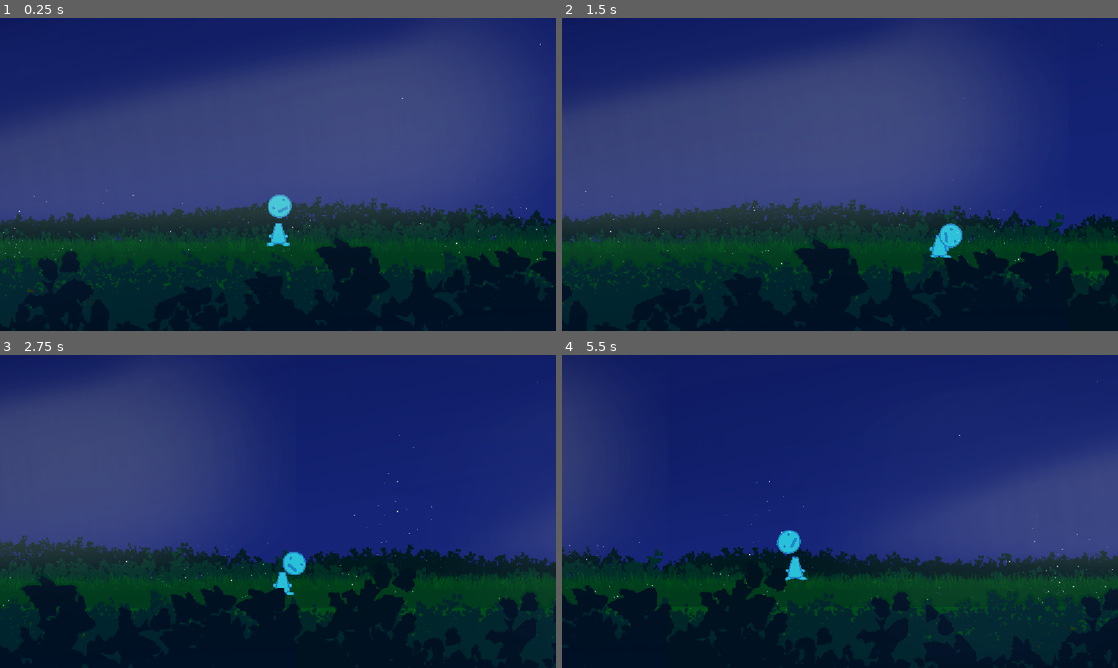
Above: before the commit, frames 1-4 (two rows, left to right).
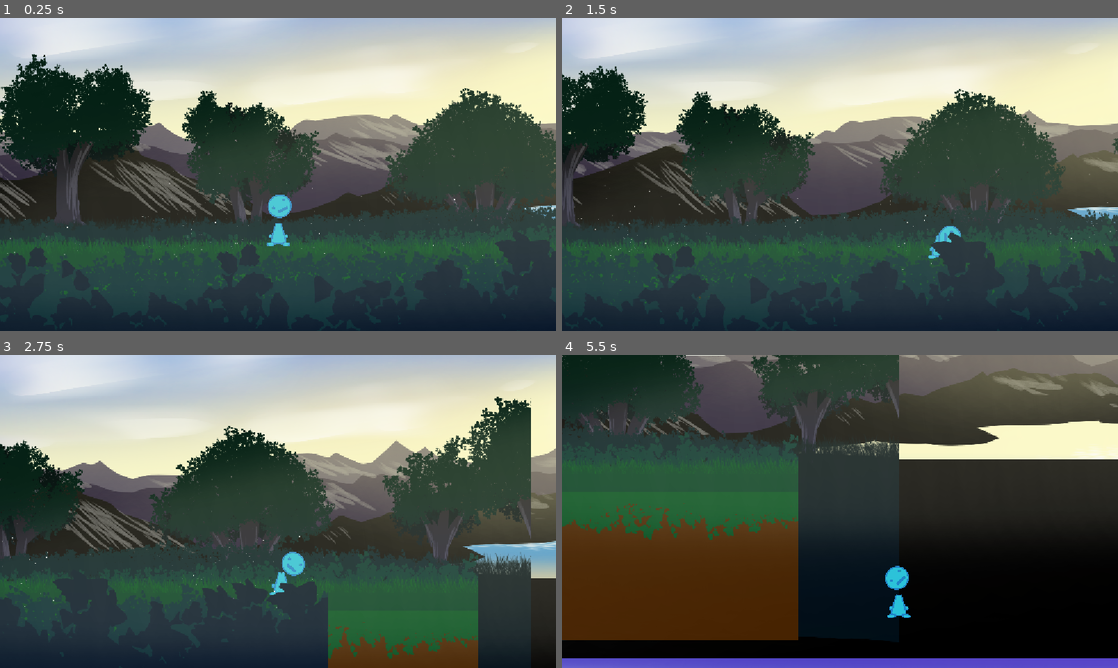
Above: after the commit, the same moments.

Repository: average4136/head-over-heels-game
Game: Godot game, scene res://Scenes/level-main.tscn
The game is run twice, just before and just after one commit, with the same random seed, the same clock (stepped at 60 frames per second) and the same inputs. This scene is started directly instead of the project's main scene.
Inputs:
- Up to frame 1 (0.25 s): no input
- Up to frame 2 (1.5 s): tap Enter (ui_accept) at 0.5 s; hold D (move_right) from 0.53 s (still down); tap Space (jump) at 0.77 s
- Up to frame 3 (2.75 s): tap Space (jump) at 1.52 s; release D (move_right) at 2.03 s; hold A (move_left) from 2.03 s (still down)
- Up to frame 4 (5.5 s): release A (move_left) at 2.78 s; hold D (move_right) 2.78-4.28 s; tap Space (jump) at 3.02, 3.77, 4.52 s; hold A (move_left) 4.28-5.03 s; hold D (move_right) from 5.03 s (still down)

The runs differ from the first frame. In frame 1, 89% of the frame differs, in the area x 0-100%, y 0-100%; in frame 2, 91%; in frame 3, 94%; in frame 4, 97%.

Commit message:
level changes

Diff:
--- a/Scenes/level-main.tscn
+++ b/Scenes/level-main.tscn
@@ -3,51 +3,64 @@
 [ext_resource type="Texture2D" uid="uid://dt0uoxps4dlv0" path="res://Assets/Stages/fields/skybox.png" id="1_gy23m"]
 [ext_resource type="Texture2D" uid="uid://tjt0sjw4u7au" path="res://Assets/Stages/fields/mountains.png" id="2_8bkry"]
 [ext_resource type="Texture2D" uid="uid://bpsvs1cw38n0d" path="res://Assets/Stages/fields/base.png" id="2_vu001"]
-[ext_resource type="Texture2D" uid="uid://528gwsgvogbw" path="res://Assets/Stages/fields/bushesFront.png" id="3_8bkry"]
+[ext_resource type="Texture2D" uid="uid://s7duadkei2bb" path="res://Assets/Stages/fields/baseBG.png" id="3_5fboe"]
 [ext_resource type="Script" uid="uid://pugukmrvm58r" path="res://Scenes/bounds.gd" id="5_mumxs"]
 [ext_resource type="PackedScene" uid="uid://bjr2pk7rk0ktn" path="res://Scenes/Entities/Guy-Custom.tscn" id="5_vu001"]
 [ext_resource type="AudioStream" uid="uid://bfbpttxfsdih0" path="res://Assets/Music/HeelOver.mp3" id="6_8bkry"]
+[ext_resource type="Texture2D" uid="uid://c7td0slghhm2a" path="res://Assets/Stages/fields/front.png" id="6_g2o16"]
+[ext_resource type="Texture2D" uid="uid://dtbf2fua3gog" path="res://Assets/Stages/fields/sun glow.png" id="8_y40x4"]
 
 [sub_resource type="RectangleShape2D" id="RectangleShape2D_m74fc"]
-size = Vector2(43583, 546)
+size = Vector2(4004, 777)
 
 [node name="Node2D" type="Node2D" unique_id=334051840]
 
 [node name="BACKGROUND" type="Parallax2D" parent="." unique_id=1725807803]
 scroll_scale = Vector2(0.01, 0.5)
-scroll_offset = Vector2(0, 700)
+scroll_offset = Vector2(38, -3216)
 
 [node name="Sprite2D2" type="Sprite2D" parent="BACKGROUND" unique_id=799623932]
-position = Vector2(751.1739, -444.601)
+position = Vector2(751.174, -1750)
 scale = Vector2(1.548057, 1.5480568)
 texture = ExtResource("1_gy23m")
 
-[node name="Sprite2D2" type="Sprite2D" parent="BACKGROUND/Sprite2D2" unique_id=2093714270]
-position = Vector2(0.5336647, 13.953636)
-scale = Vector2(1.0113921, 1.011392)
+[node name="MOUNTAINS" type="Parallax2D" parent="." unique_id=1191318501]
+scroll_scale = Vector2(0.2, 1)
+scroll_offset = Vector2(38, -3916)
+
+[node name="Sprite2D2" type="Sprite2D" parent="MOUNTAINS" unique_id=2093714270]
+position = Vector2(752, -1150)
+scale = Vector2(1.5656927, 1.5656923)
 texture = ExtResource("2_8bkry")
+
+[node name="Parallax2D" type="Parallax2D" parent="." unique_id=1595760320]
+scroll_scale = Vector2(0.8, 1)
+
+[node name="Sprite2D" type="Sprite2D" parent="Parallax2D" unique_id=583810624]
+position = Vector2(784, -4841)
+scale = Vector2(1.5, 1.5)
+texture = ExtResource("3_5fboe")
 
 [node name="BASE" type="Parallax2D" parent="." unique_id=1194922355]
 scale = Vector2(1.5472223, 1.5472223)
-repeat_size = Vector2(2560, 0)
-repeat_times = 10
 
 [node name="Sprite2D" type="Sprite2D" parent="BASE" unique_id=1444445960]
+position = Vector2(501.54398, 7.109515)
 texture = ExtResource("2_vu001")
 
-[node name="StaticBody2D" type="StaticBody2D" parent="." unique_id=1612453333]
+[node name="PLAYER" type="StaticBody2D" parent="." unique_id=1612453333]
 position = Vector2(-85, 354)
 
-[node name="PlayerMovebox" type="CollisionShape2D" parent="StaticBody2D" unique_id=1991705216]
+[node name="PlayerMovebox" type="CollisionShape2D" parent="PLAYER" unique_id=1991705216]
 unique_name_in_owner = true
-position = Vector2(60, 356)
+position = Vector2(885, 471.5)
 shape = SubResource("RectangleShape2D_m74fc")
 
-[node name="Guy" parent="StaticBody2D" unique_id=1796156875 instance=ExtResource("5_vu001")]
+[node name="Guy" parent="PLAYER" unique_id=1796156875 instance=ExtResource("5_vu001")]
 unique_name_in_owner = true
 position = Vector2(792, 17)
 
-[node name="TheCam" type="Camera2D" parent="StaticBody2D" unique_id=940705612]
+[node name="TheCam" type="Camera2D" parent="PLAYER" unique_id=940705612]
 unique_name_in_owner = true
 position = Vector2(754, -435)
 zoom = Vector2(0.3, 0.3)
@@ -60,14 +73,23 @@
 position = Vector2(786, 51.000004)
 scale = Vector2(4.150244, 0.30522564)
 
-[node name="Parallax2D" type="Parallax2D" parent="." unique_id=1442591032]
+[node name="FRONT" type="Parallax2D" parent="." unique_id=1442591032]
 scale = Vector2(1.5628406, 1.5628407)
-repeat_size = Vector2(2560, 0)
-repeat_times = 10
+scroll_scale = Vector2(1.5, 1)
 
-[node name="Sprite2D2" type="Sprite2D" parent="Parallax2D" unique_id=1624569120]
+[node name="Sprite2D2" type="Sprite2D" parent="FRONT" unique_id=1624569120]
+position = Vector2(517.0074, -3289.523)
 scale = Vector2(1.0000001, 1)
-texture = ExtResource("3_8bkry")
+texture = ExtResource("6_g2o16")
+
+[node name="Parallax2D2" type="Parallax2D" parent="." unique_id=352080832]
+scale = Vector2(1.0000001, 1)
+scroll_scale = Vector2(0.01, 1)
+
+[node name="Sprite2D" type="Sprite2D" parent="Parallax2D2" unique_id=476689418]
+position = Vector2(317.99994, -6968)
+scale = Vector2(2.1984372, 2.198437)
+texture = ExtResource("8_y40x4")
 
 [node name="AudioStreamPlayer" type="AudioStreamPlayer" parent="." unique_id=1355507055]
 stream = ExtResource("6_8bkry")
--- /dev/null
+++ b/Scenes/prelude2.tscn
@@ -0,0 +1,132 @@
+[gd_scene format=3 uid="uid://dwk25jbywu733"]
+
+[ext_resource type="PackedScene" uid="uid://bxxdsh4xifwoa" path="res://Scenes/Entities/Guy.tscn" id="1_gdbv5"]
+[ext_resource type="Texture2D" uid="uid://dt0uoxps4dlv0" path="res://Assets/Stages/fields/skybox.png" id="1_yd8bp"]
+[ext_resource type="Texture2D" uid="uid://tjt0sjw4u7au" path="res://Assets/Stages/fields/mountains.png" id="2_cq4f1"]
+[ext_resource type="Script" uid="uid://c3ts47ctfbeet" path="res://Scripts/prelude_controller.gd" id="2_kscrl"]
+[ext_resource type="Texture2D" uid="uid://s7duadkei2bb" path="res://Assets/Stages/fields/baseBG.png" id="3_c34oq"]
+[ext_resource type="Texture2D" uid="uid://18fofanlpi3m" path="res://Assets/Hannah's Drawn Assets/stone block.png" id="3_i2qgc"]
+[ext_resource type="Texture2D" uid="uid://ciukc00h70me7" path="res://Assets/Decorations/tracks decor.png" id="4_aonvp"]
+[ext_resource type="Texture2D" uid="uid://bpsvs1cw38n0d" path="res://Assets/Stages/fields/base.png" id="4_sbbjb"]
+[ext_resource type="Texture2D" uid="uid://dtbf2fua3gog" path="res://Assets/Stages/fields/sun glow.png" id="5_tvhjh"]
+[ext_resource type="Texture2D" uid="uid://c7td0slghhm2a" path="res://Assets/Stages/fields/front.png" id="10_gb7dr"]
+
+[sub_resource type="RectangleShape2D" id="RectangleShape2D_tx7xv"]
+size = Vector2(4019, 105)
+
+[sub_resource type="RectangleShape2D" id="RectangleShape2D_72ksg"]
+size = Vector2(79.125, 830)
+
+[node name="Prelude" type="Node2D" unique_id=1402624357]
+
+[node name="BACKGROUND" type="Parallax2D" parent="." unique_id=1326288993]
+scroll_scale = Vector2(0.01, 0.5)
+scroll_offset = Vector2(81, -3626)
+
+[node name="Sprite2D2" type="Sprite2D" parent="BACKGROUND" unique_id=1368986445]
+position = Vector2(751.174, -1750)
+scale = Vector2(1.548057, 1.5480568)
+texture = ExtResource("1_yd8bp")
+
+[node name="MOUNTAINS" type="Parallax2D" parent="." unique_id=2141715455]
+scroll_scale = Vector2(0.2, 1)
+scroll_offset = Vector2(81, -4326)
+
+[node name="Sprite2D2" type="Sprite2D" parent="MOUNTAINS" unique_id=171753409]
+position = Vector2(752, -1150)
+scale = Vector2(1.5656927, 1.5656923)
+texture = ExtResource("2_cq4f1")
+
+[node name="Parallax2D" type="Parallax2D" parent="." unique_id=910825753]
+scroll_scale = Vector2(0.8, 1)
+scroll_offset = Vector2(43, -410)
+
+[node name="Sprite2D" type="Sprite2D" parent="Parallax2D" unique_id=613315885]
+position = Vector2(784, -4841)
+scale = Vector2(1.5, 1.5)
+texture = ExtResource("3_c34oq")
+
+[node name="BASE" type="Parallax2D" parent="." unique_id=1689220871]
+scale = Vector2(1.5472223, 1.5472223)
+scroll_offset = Vector2(43, -410)
+
+[node name="Sprite2D" type="Sprite2D" parent="BASE" unique_id=555191589]
+position = Vector2(501.54398, 7.109515)
+texture = ExtResource("4_sbbjb")
+
+[node name="Parallax2D2" type="Parallax2D" parent="." unique_id=95353604]
+scale = Vector2(1.0000001, 1)
+scroll_scale = Vector2(0.01, 1)
+
+[node name="Sprite2D" type="Sprite2D" parent="Parallax2D2" unique_id=65152541]
+position = Vector2(317.99994, -6968)
+scale = Vector2(2.1984372, 2.198437)
+texture = ExtResource("5_tvhjh")
+
+[node name="Guy" parent="." unique_id=1796156875 instance=ExtResource("1_gdbv5")]
+
+[node name="PreludeCam" type="Camera2D" parent="Guy" unique_id=1577756556]
+limit_top = -10
+limit_bottom = -10
+position_smoothing_enabled = true
+drag_horizontal_enabled = true
+drag_vertical_enabled = true
+
+[node name="StaticBody2D" type="StaticBody2D" parent="." unique_id=424600753]
+
+[node name="CollisionShape2D" type="CollisionShape2D" parent="StaticBody2D" unique_id=1280620807]
+position = Vector2(775.5, 52.5)
+shape = SubResource("RectangleShape2D_tx7xv")
+
+[node name="PreludeController" type="Node" parent="." unique_id=256461134]
+script = ExtResource("2_kscrl")
+main_climb_scene = "uid://wovadvlseaw3"
+
+[node name="StoneBlock" type="Sprite2D" parent="." unique_id=967663064]
+position = Vector2(725.4999, 45.999996)
+scale = Vector2(4.194146, 0.30522564)
+texture = ExtResource("3_i2qgc")
+
+[node name="StaticBody2D2" type="StaticBody2D" parent="." unique_id=1827039312]
+
+[node name="CollisionShape2D" type="CollisionShape2D" parent="StaticBody2D2" unique_id=1329833878]
+position = Vector2(-1194.4375, -310)
+shape = SubResource("RectangleShape2D_72ksg")
+
+[node name="CollisionShape2D" type="CollisionShape2D" parent="StaticBody2D2/CollisionShape2D" unique_id=43037841]
+position = Vector2(3796.4375, -7)
+shape = SubResource("RectangleShape2D_72ksg")
+
+[node name="CanvasLayer" type="CanvasLayer" parent="." unique_id=1422921539]
+visible = false
+
+[node name="EyeFade" type="ColorRect" parent="CanvasLayer" unique_id=861508296]
+anchors_preset = -1
+anchor_left = -1.001
+anchor_top = -1.337
+anchor_right = 1.0
+anchor_bottom = 0.65900004
+offset_left = 0.15209961
+offset_top = 0.3760376
+offset_right = 1.0
+offset_bottom = 9.967987
+grow_horizontal = 2
+grow_vertical = 2
+color = Color(0, 0, 0, 1)
+
+[node name="TracksDecor" type="Sprite2D" parent="." unique_id=1953109589]
+position = Vector2(1850.9998, 364)
+scale = Vector2(0.4016333, 0.4935424)
+texture = ExtResource("4_aonvp")
+
+[node name="FRONT" type="Parallax2D" parent="." unique_id=1176894814]
+scale = Vector2(1.5628406, 1.5628407)
+scroll_scale = Vector2(1.5, 1)
+scroll_offset = Vector2(43, -410)
+
+[node name="Sprite2D2" type="Sprite2D" parent="FRONT" unique_id=353820678]
+position = Vector2(517.0074, -3289.523)
+scale = Vector2(1.0000001, 1)
+texture = ExtResource("10_gb7dr")
+
+[node name="OST" type="AudioStreamPlayer" parent="." unique_id=253812726]
